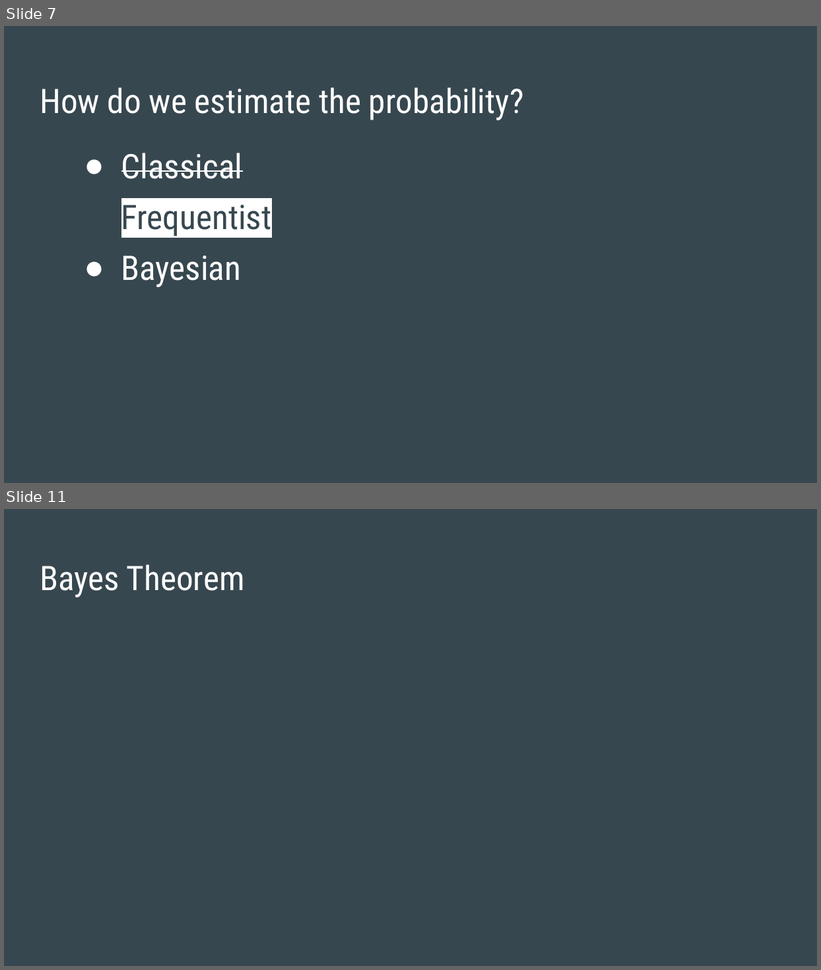
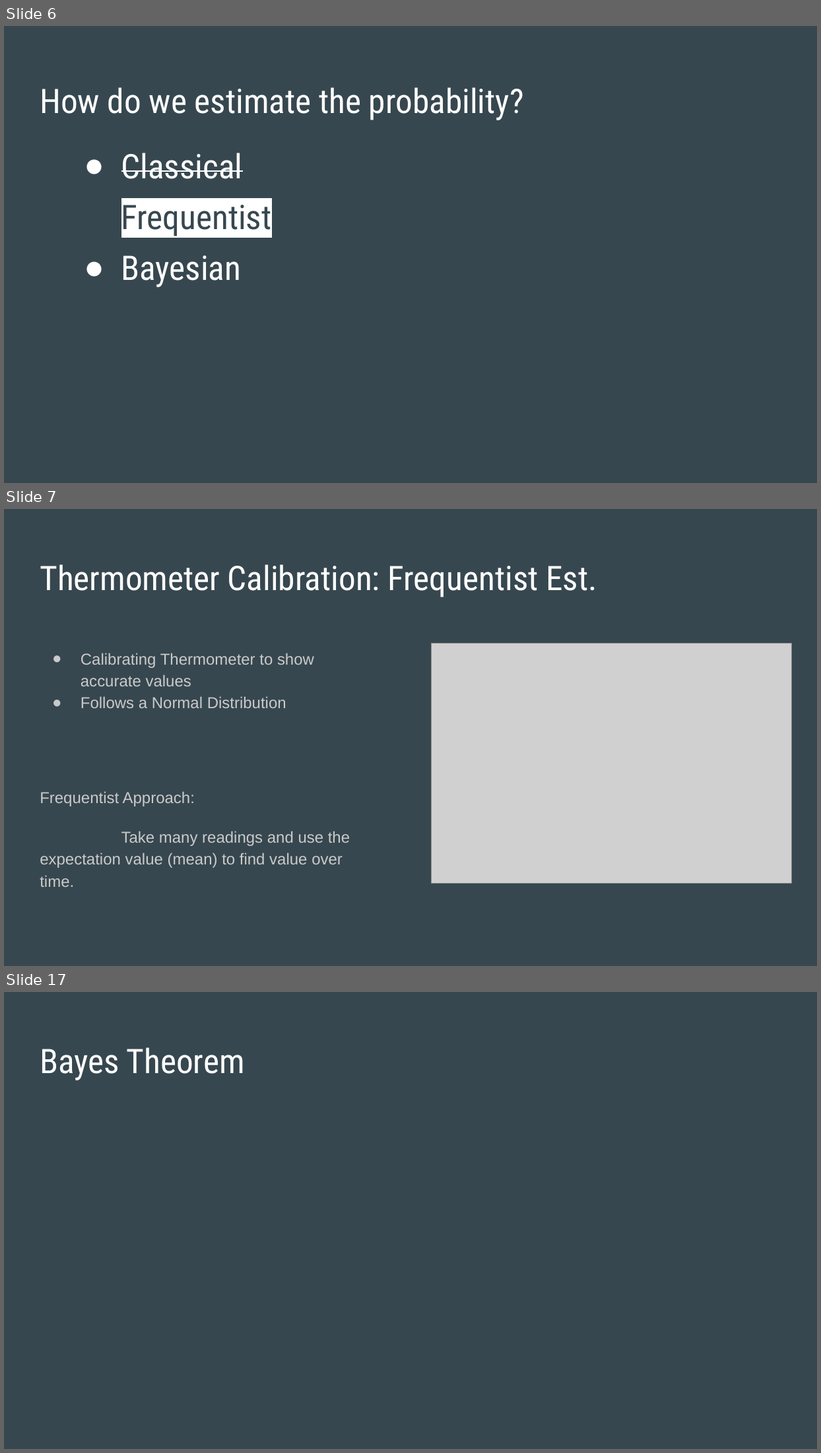
Before and after one commit to SThornewillvE/Hamburg_DS_Meetup_Bayesian-Stats_Intro, a slide deck: slides/intro_to_bayes_slides.pptx. Shown one above the other, each under a label of ours: slides 7 and 11 before the commit, slides 6, 7 and 17 after it; the slides between them are not shown. The pictures are 821x970 and 821x1453 pixels, drawn with LibreOffice and Linux fonts; fonts in the diff are those of the drawing; grey boxes stand for pictures. Boxes give left, top, right and bottom in pixels: in the first picture for what was removed or moved away, otherwise in the second. Text is boxed around its words. In the diff, an @@ line names an element or a change of style, - is before the commit and + after.

```diff
--- a/slides/intro_to_bayes_slides.pptx
+++ b/slides/intro_to_bayes_slides.pptx
@@ slide 7 added at [4, 509, 817, 966], background #37474F @@
@@ title added at [40, 564, 597, 597], 30 pt, text #FFFFFF @@
+Thermometer Calibration: Frequentist Est.
@@ picture added at [431, 643, 792, 884] @@
@@ text added at [81, 653, 314, 708], 14 pt, text #CACACA @@
+● Calibrating Thermometer to show accurate values
+● Follows a Normal Distribution
@@ text added at [40, 791, 350, 887], 14 pt, text #CACACA @@
+Frequentist Approach:
+Take many readings and use the expectation value (mean) to find value over time.
@@ what was slide 7 is now slide 6 @@
@@ what was slide 11 is now slide 17 @@
```
Also in this commit, not shown: 2 slides changed, 7 other slides added, 2 slides removed, 1 other file.
